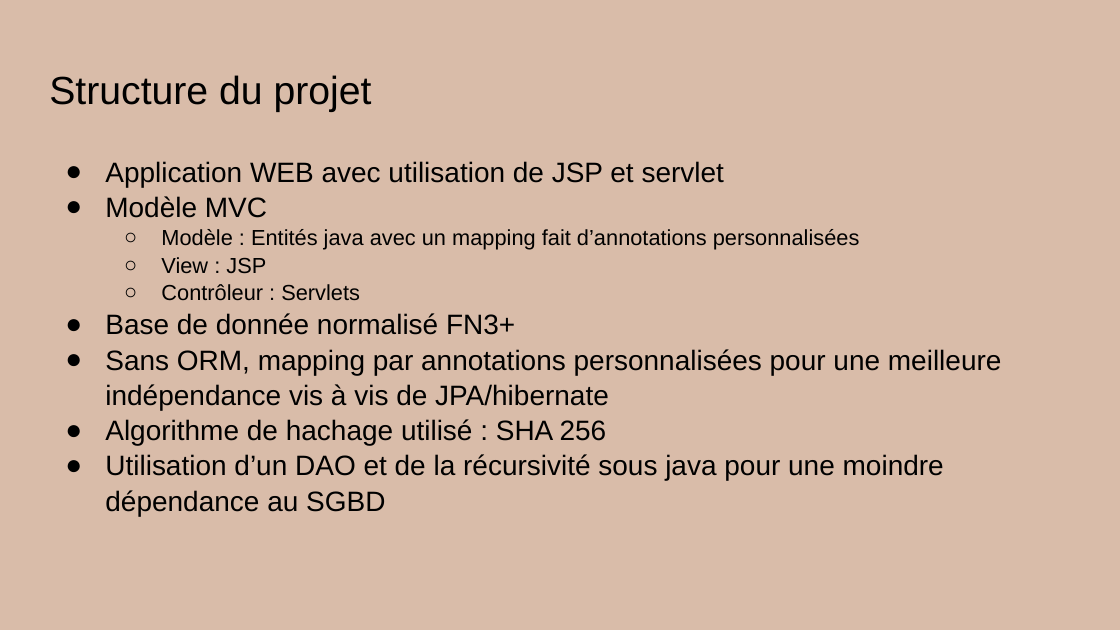
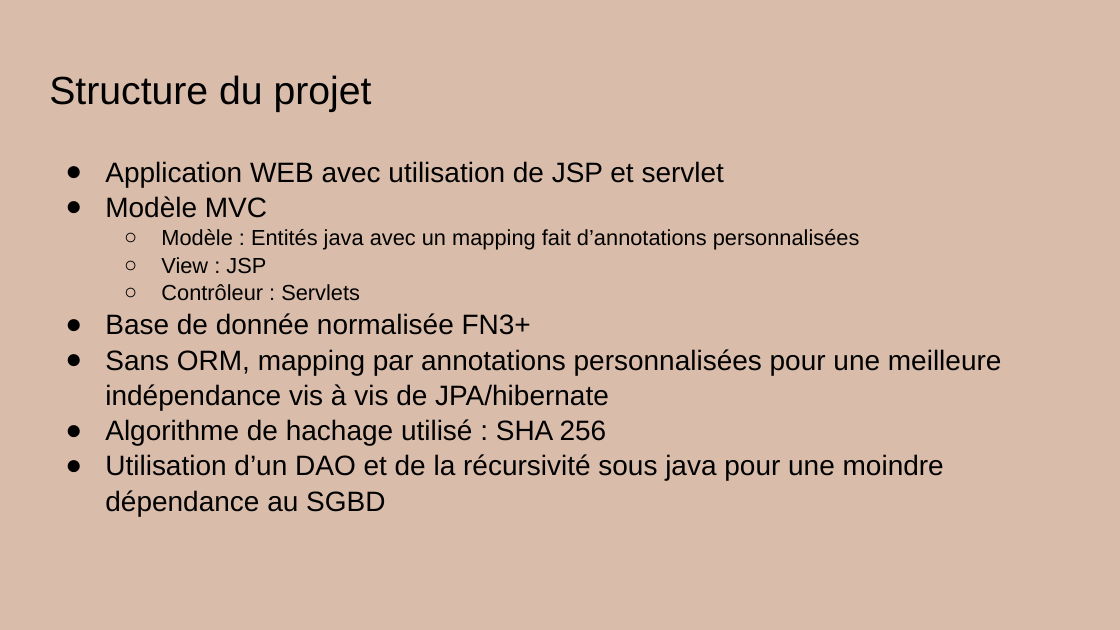
Before and after one commit to Tartopoiro/ITFAM-depreciated-, a slide deck: slide 6 of AccountX.pptx. Drawn at 1120x630 pixels with LibreOffice and Linux fonts; fonts in the diff are those of the drawing; background and template pictures are left out. Boxes give left, top, right and bottom in pixels: in the first picture for what was removed or moved away, otherwise in the second. Text is boxed around its words. In the diff, an @@ line names an element or a change of style, - is before the commit and + after.

```diff
--- a/AccountX.pptx
+++ b/AccountX.pptx
@@ text at box(105, 313, 531, 335): text changed @@
-● Base de donnée normalisé FN3+
+● Base de donnée normalisée FN3+
```
Also in this commit, not shown: 6 other slides changed, 7 other files.
